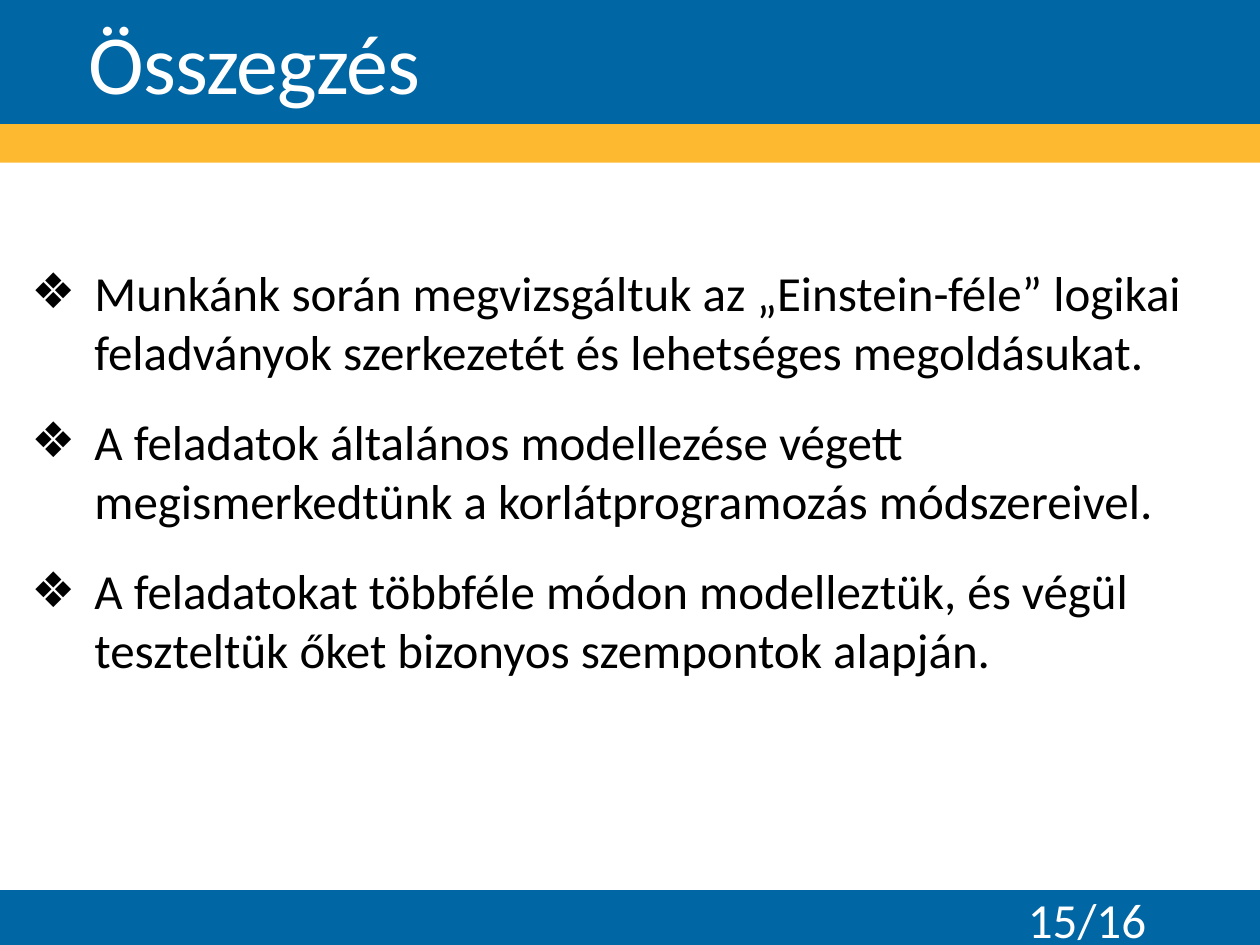
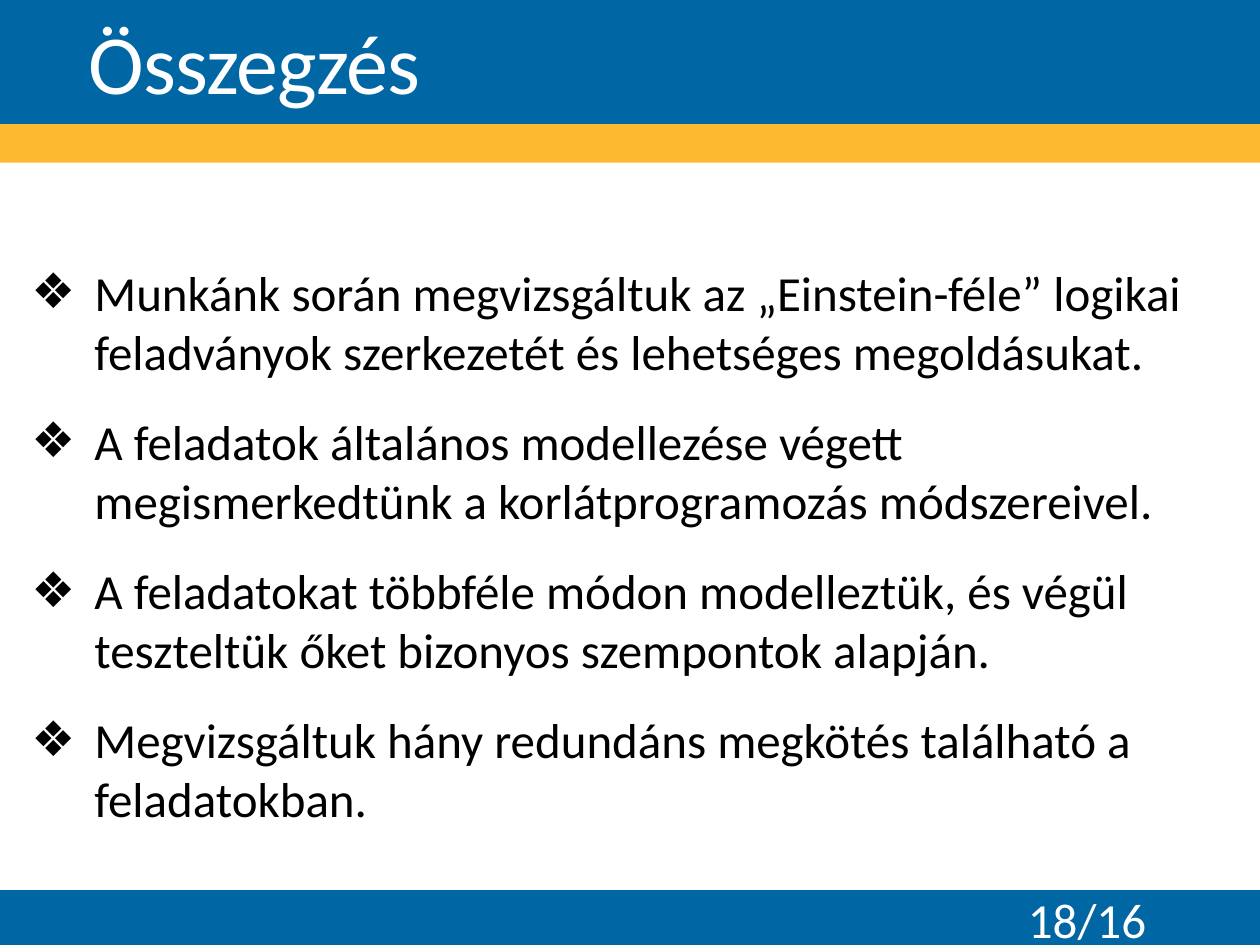
Before and after one commit to Teaching-projects/SZE-Peku221b, a slide deck: slide 18 of CP_Dolgozat/Előadás/Logikai feladványok megoldása korlátprogramozással.pptx (slide 15 before the commit). Drawn at 1260x945 pixels with LibreOffice and Linux fonts; fonts in the diff are those of the drawing; background and template pictures are left out. Boxes give left, top, right and bottom in pixels: in the first picture for what was removed or moved away, otherwise in the second. Text is boxed around its words. In the diff, an @@ line names an element or a change of style, - is before the commit and + after.

```diff
--- a/CP_Dolgozat/Előadás/Logikai feladványok megoldása korlátprogramozással.pptx
+++ b/CP_Dolgozat/Előadás/Logikai feladványok megoldása korlátprogramozással.pptx
@@ text at (x1=94, y1=724, x2=1130, y2=818): paragraph added @@
+❖ Megvizsgáltuk hány redundáns megkötés található a feladatokban.
@@ page number at (x1=1028, y1=904, x2=1146, y2=940): text changed @@
-15/16
+18/16
```
Also in this commit, not shown: 2 other slides changed, 6 slides added, 3 other files.
